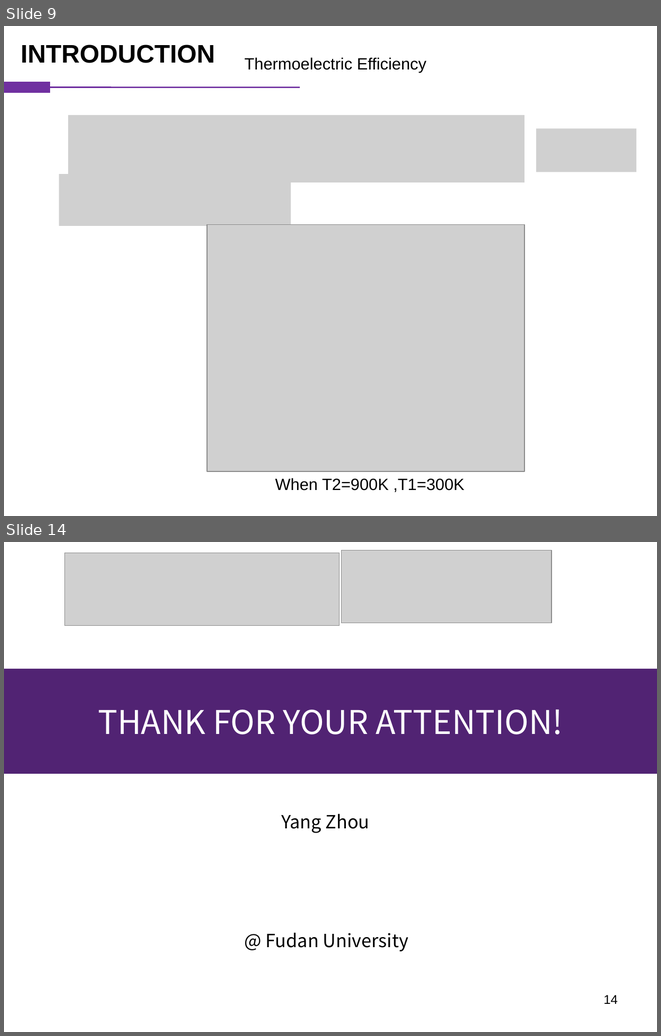
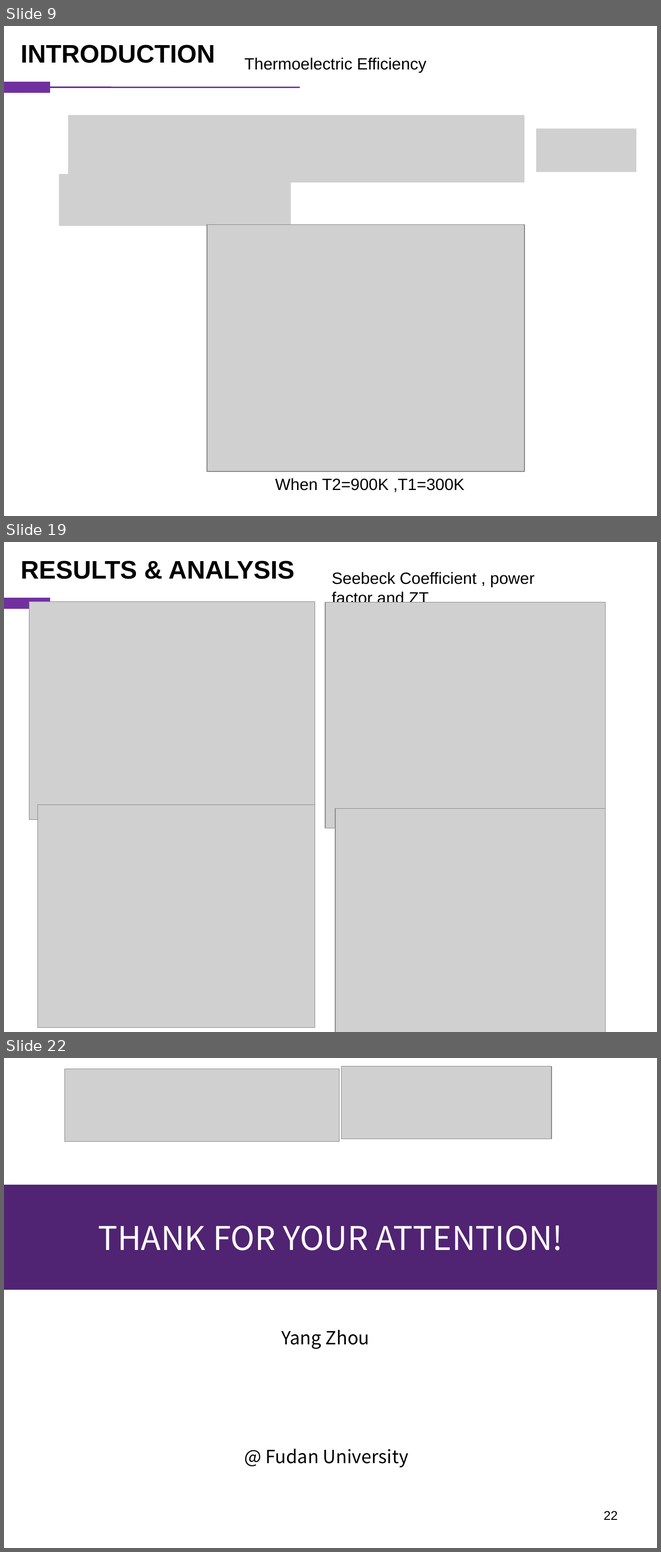
Before and after one commit to vanceeasleaf/paper_bi4i4, a slide deck: bi4i4.pptx. Shown one above the other, each under a label of ours: slides 9 and 14 before the commit, slides 9, 19 and 22 after it; the slides between them are not shown. The pictures are 661x1036 and 661x1552 pixels, drawn with LibreOffice and Linux fonts; fonts in the diff are those of the drawing; grey boxes stand for pictures. Boxes give left, top, right and bottom in pixels: in the first picture for what was removed or moved away, otherwise in the second. Text is boxed around its words. In the diff, an @@ line names an element or a change of style, - is before the commit and + after.

```diff
--- a/bi4i4.pptx
+++ b/bi4i4.pptx
@@ slide 19 added at [4, 542, 657, 1032], background #FFFFFF @@
@@ text added at [20, 561, 294, 579], 28 pt, text #000000, bold @@
+RESULTS & ANALYSIS
@@ text added at [332, 572, 535, 602], 18 pt, text #000000 @@
+Seebeck Coefficient , power factor and ZT
@@ rectangle added at [4, 598, 50, 609], fill #7030A0, outline #7030A0 0.75 pt @@
@@ picture added at [29, 602, 316, 820] @@
@@ line added from (300, 603) to (50, 603), #7030A0 1.5 pt @@
@@ picture added at [325, 602, 606, 828] @@
@@ picture added at [38, 804, 316, 1027] @@
@@ picture added at [335, 809, 606, 1032] @@
@@ what was slide 14 is now slide 22 @@
@@ page number at [603, 1511, 618, 1520]: text changed @@
-14
+22
```
Also in this commit, not shown: 4 slides changed, 7 other slides added.
